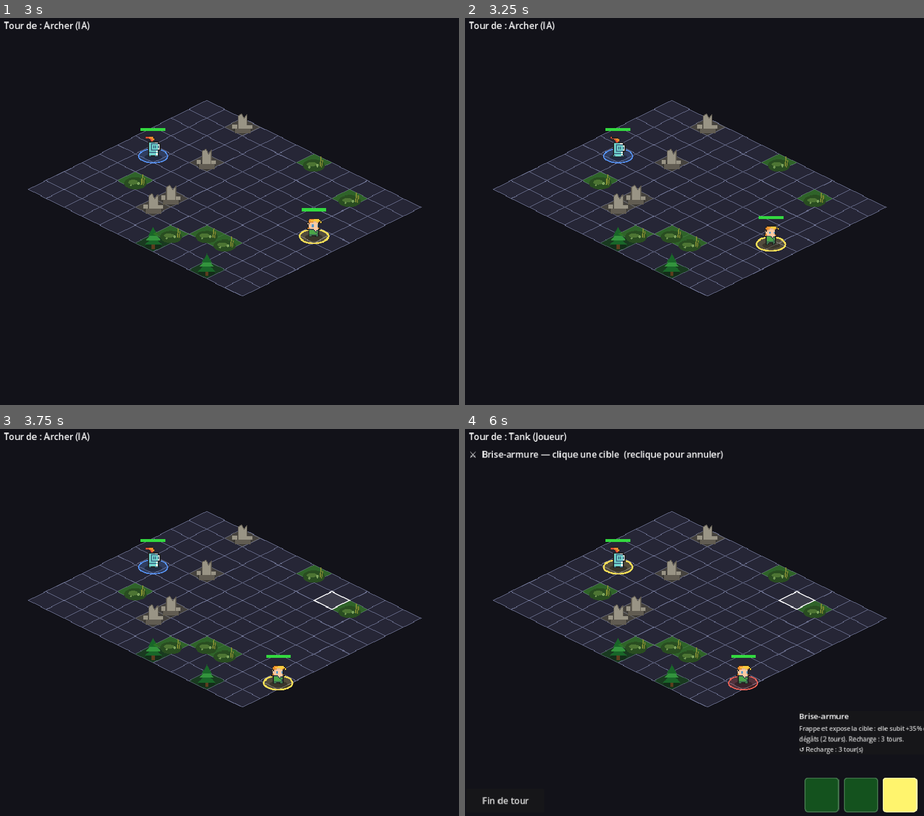
Above: before the commit, frames 1-4 (two rows, left to right).
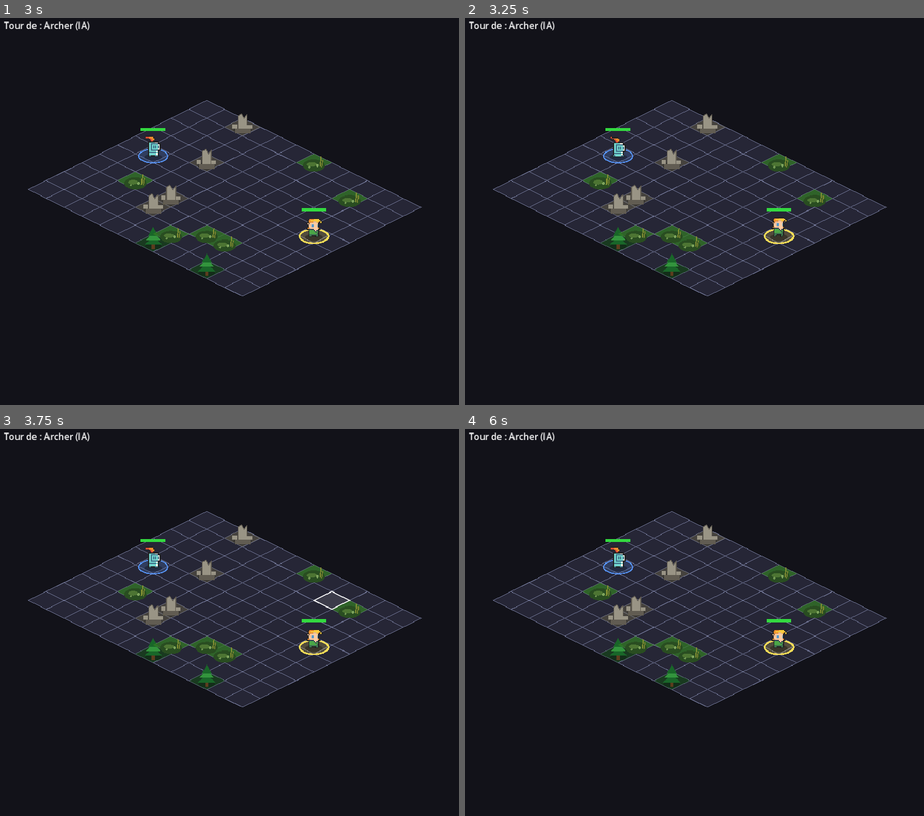
Above: after the commit, the same moments.

Repository: bodji27200-web/mon-jeux-video-
Game: Godot game, scene res://Main.tscn
Two runs of this game, one before a commit and one after it. Both use one fixed random seed, a clock stepped at 60 frames per second and the inputs below. This scene is started directly instead of the project's main scene.
Inputs (mouse positions are in pixels of both pictures, inside the frame that each line leads up to):
- Up to frame 1 (3 s): click (358, 385) at 0.52 s; click (394, 385) at 1.27 s; click (436, 385) at 2.02 s; click "Fin de tour" at 2.75 s
- Up to frame 2 (3.25 s): no input
- Up to frame 3 (3.75 s): tap Enter (ui_accept) at 3.5 s; move the mouse to (330, 603) at 3.52 s; click (330, 603) at 3.67 s
- Up to frame 4 (6 s): tap Enter (ui_accept) at 3.77 s; click (823, 796) at 4.27 s; click (859, 796) at 5.02 s; click (901, 796) at 5.77 s

Frame 1 is identical in both runs. In frame 2, 0.4% of the frame differs, in the area x 63-72%, y 49-61%; in frame 3, 0.5%; in frame 4, 4.2%, in the area x 1-100%, y 0-100%.
Error after the commit: Parse Error: Cannot infer the type of "d" variable because the value doesn't have a set type. (res://AI.gd:104)

Commit message:
IA : refonte comportements (3 fixes majeurs + améliorations tactiques)
Fix critique — "bouge mais n'attaque pas" :
  La cible d'attaque est maintenant réévaluée depuis la CASE FINALE choisie.
  Avant : si la cible initiale était hors portée depuis `best`, tgt=null
  → unité qui déplace sans jamais frapper. Maintenant : on cherche le meilleur
  ennemi réellement à portée depuis la nouvelle case (_attack_score).

Fix kite/healer qui reculaient :
  Quand un tireur ou soigneur était HORS portée de sa cible, le score `near*4`
  le poussait à fuir au lieu d'avancer. Correction : hors portée → avancer
  vers la cible ; en portée → kite normal (rester loin).

Soigneur moins distrait :
  Ne bouge que vers les alliés vraiment blessés (< 80 % PV, 85 % en Hardcore).
  Avant : n'importe quel allié pas à 100 % le faisait traverser le champ.
  Réévalue aussi sa cible de soin depuis sa case finale (soigne le plus blessé
  à portée, pas forcément celui qu'il visait en partant).

Améliorations tactiques :
  - Mêlée : bonus pour cases où plusieurs ennemis sont à portée (cleave/zone)
  - Tank : bonus pour s'interposer entre ennemis et alliés fragiles blessés
  - Kill bonus : 600 pts (était 500) + seuil élargi à ×1.3 dégâts estimés
  - Threat penalty allégée : 1.5 (était 2.0) pour les unités saines

https://claude.ai/code/session_01J6hbyjDTLLPj9SyyuD84C8

Diff:
--- a/AI.gd
+++ b/AI.gd
@@ -22,15 +22,18 @@
 			enemies.append(u)
 
 	var is_healer: bool = unit.data.behavior == "heal"
-
-	# Cibles potentielles : alliés blessés (soigneur) ou ennemis.
+	var rng: int = unit.action_range()
+	var heal_rng: int = int(unit.data.get("heal_range", rng))
+
+	# Cibles de navigation : soigneur = alliés vraiment blessés (seuil 80 %),
+	# sinon = ennemis. Pool vide → repli sécurisé.
 	var pool: Array = []
 	if is_healer:
-		# Le soigneur peut aussi se soigner lui-même.
-		if unit.hp < int(unit.data.max_hp):
+		var thresh: float = 0.85 if GameData.difficulty == "hardcore" else 0.80
+		if float(unit.hp) / float(unit.data.max_hp) < thresh:
 			pool.append(unit)
 		for a in allies:
-			if a.hp < int(a.data.max_hp):
+			if float(a.hp) / float(a.data.max_hp) < thresh:
 				pool.append(a)
 	else:
 		pool = enemies
@@ -44,12 +47,14 @@
 	var candidates: Array = grid.get_reachable_cells(unit.grid_position, eff_range, occupied)
 	candidates.append(unit.grid_position)
 
-	# Rien à faire : se replier loin des ennemis.
-	if pool.is_empty():
+	if pool.is_empty() and not is_healer:
 		return {"move": _safest_cell(candidates, enemies, grid), "target": null}
 
-	var target: Node = _pick_ally(pool) if is_healer else _pick_enemy(unit, pool)
-	var rng: int = unit.action_range()
+	# Cible de navigation (guide le déplacement).
+	var nav_target: Node = null
+	if not pool.is_empty():
+		nav_target = _pick_ally(pool) if is_healer else _pick_enemy(unit, pool)
+
 	var kite: bool = is_healer or unit.data.behavior == "kite"
 
 	# Erreur volontaire selon la difficulté.
@@ -58,17 +63,18 @@
 	var best: Vector2i = unit.grid_position
 	if mistake:
 		best = candidates[randi() % candidates.size()]
-	else:
+	elif nav_target != null:
 		var best_score := -INF
 		for cell in candidates:
-			var s := _cell_score(unit, cell, target, enemies, allies, grid, kite, rng)
+			var s := _cell_score(unit, cell, nav_target, enemies, allies, grid, kite, rng)
 			if s > best_score:
 				best_score = s
 				best = cell
-
-	# Compétences actives : on prend la PREMIÈRE compétence prête qui vaut le coup
-	# (les actives sont rangées par priorité dans GameData). L'IA ne lance jamais
-	# une compétence à vide : chaque _plan_skill renvoie null si ce n'est pas utile.
+	else:
+		# Soigneur sans blessé : rester en sécurité loin des ennemis.
+		best = _safest_cell(candidates, enemies, grid)
+
+	# Compétences actives.
 	var skill_cell = null
 	var skill_index := -1
 	if not mistake:
@@ -77,7 +83,6 @@
 			if not unit.skill_ready(i):
 				continue
 			var sk: Dictionary = acts[i]
-			# La téléportation remplace le déplacement : on l'évalue depuis la position actuelle.
 			var from_cell: Vector2i = unit.grid_position if sk.type == "teleport_strike" else best
 			var cell = _plan_skill(sk, unit, enemies, allies, grid, from_cell)
 			if cell != null:
@@ -87,7 +92,30 @@
 					best = unit.grid_position
 				break
 
-	var tgt: Node = target if (target == unit or grid.manhattan(best, target.grid_position) <= rng) else null
+	# Cible d'attaque réelle depuis la case finale : on réévalue TOUS les ennemis/alliés
+	# à portée depuis `best`, pas juste la cible de navigation pré-choisie.
+	# Correction du bug "bouge mais n'attaque pas" quand la cible initiale est hors portée.
+	var tgt: Node = null
+	if is_healer:
+		var best_ratio := INF
+		var all_pool: Array = allies.duplicate()
+		all_pool.append(unit)
+		for a in all_pool:
+			var d := 0 if a == unit else grid.manhattan(best, a.grid_position)
+			if d <= heal_rng:
+				var ratio := float(a.hp) / float(a.data.max_hp)
+				if ratio < best_ratio and ratio < 1.0:
+					best_ratio = ratio
+					tgt = a
+	else:
+		var best_atk := -INF
+		for e in enemies:
+			if grid.manhattan(best, e.grid_position) <= rng:
+				var s := _attack_score(unit, e)
+				if s > best_atk:
+					best_atk = s
+					tgt = e
+
 	return {"move": best, "target": tgt, "skill_cell": skill_cell, "skill_index": skill_index}
 
 
@@ -96,6 +124,25 @@
 	var diff: Dictionary = GameData.DIFFICULTIES[GameData.difficulty]
 	var side: float = diff.player_damage_mult if unit.is_player() else diff.ai_damage_mult
 	return float(unit.data.attack) * unit.damage_dealt_mult() * side
+
+
+# Score d'une cible pour l'attaque depuis la case finale (re-évaluation post-déplacement).
+static func _attack_score(unit: Node, e: Node) -> float:
+	var est := _est_damage(unit)
+	var s := -float(e.hp)
+	if float(e.hp) <= est:
+		s += 800.0
+	elif float(e.hp) <= est * 1.5:
+		s += 200.0
+	if _has_buff(e, "parade"):
+		s -= 180.0
+	if e.data.behavior == "heal":
+		s += 80.0
+	elif e.data.behavior == "kite":
+		s += 40.0
+	if e.get("is_summon"):
+		s -= 60.0
+	return s
 
 
 static func _pick_enemy(unit: Node, enemies: Array) -> Node:
@@ -141,22 +188,42 @@
 	var in_range: bool = target == unit or grid.manhattan(cell, target.grid_position) <= rng
 	var score := 1000.0 if in_range else 0.0
 	var near := _nearest(cell, enemies, grid)
+
 	if kite:
-		score += near * 4.0
-		if near <= 1:
-			score -= 200.0
+		if in_range:
+			# À portée : se tenir aussi loin que possible des ennemis (kite classique).
+			score += near * 5.0
+			if near <= 1:
+				score -= 300.0  # jamais au contact
+		else:
+			# HORS portée : avancer vers la cible pour entrer en portée.
+			# (Bug corrigé : avant, near*5 faisait reculer les ranged hors portée.)
+			score -= grid.manhattan(cell, target.grid_position) * 5.0
 	else:
-		score -= grid.manhattan(cell, target.grid_position) * 6.0  # approche plus agressive
-		for a in allies:
-			if a.hp < int(a.data.max_hp) and grid.manhattan(cell, a.grid_position) == 1:
-				score += 25.0
-				break
-	# Bonus kill : ignorer la menace pour finir une cible à portée.
-	if in_range and float(target.hp) <= _est_damage(unit) * 1.2:
-		score += 500.0
-	# Moins de couardise : les unités saines s'engagent franchement.
+		# Mêlée : foncer sur la cible.
+		score -= grid.manhattan(cell, target.grid_position) * 6.0
+		# Bonus si plusieurs ennemis à portée (utile pour cleave/zone).
+		var adj := 0
+		for e in enemies:
+			if grid.manhattan(cell, e.grid_position) <= rng:
+				adj += 1
+		if adj >= 2:
+			score += adj * 35.0
+		# Tank : se placer entre les ennemis et les alliés fragiles.
+		if str(unit.data.get("role", "")) == "tank":
+			for a in allies:
+				if a.data.get("role", "") != "tank" and float(a.hp) / float(a.data.max_hp) < 0.7:
+					if grid.manhattan(cell, a.grid_position) <= 2 and near <= 2:
+						score += 50.0
+						break
+
+	# Bonus kill absolu : ignorer la peur pour finir une cible à portée.
+	if in_range and float(target.hp) <= _est_damage(unit) * 1.3:
+		score += 600.0
+
+	# Pénalité de menace réduite : les unités saines s'engagent franchement.
 	var fragility := 1.0 - float(unit.hp) / float(unit.data.max_hp)
-	score -= _threat(cell, enemies, grid) * (2.0 + fragility * 8.0)
+	score -= _threat(cell, enemies, grid) * (1.5 + fragility * 8.0)
 	return score
 
 
